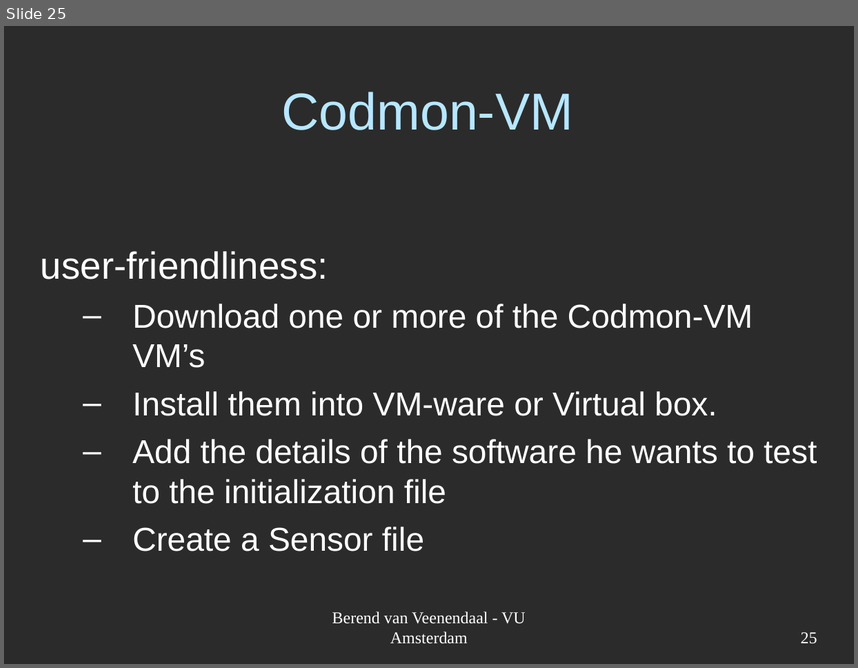
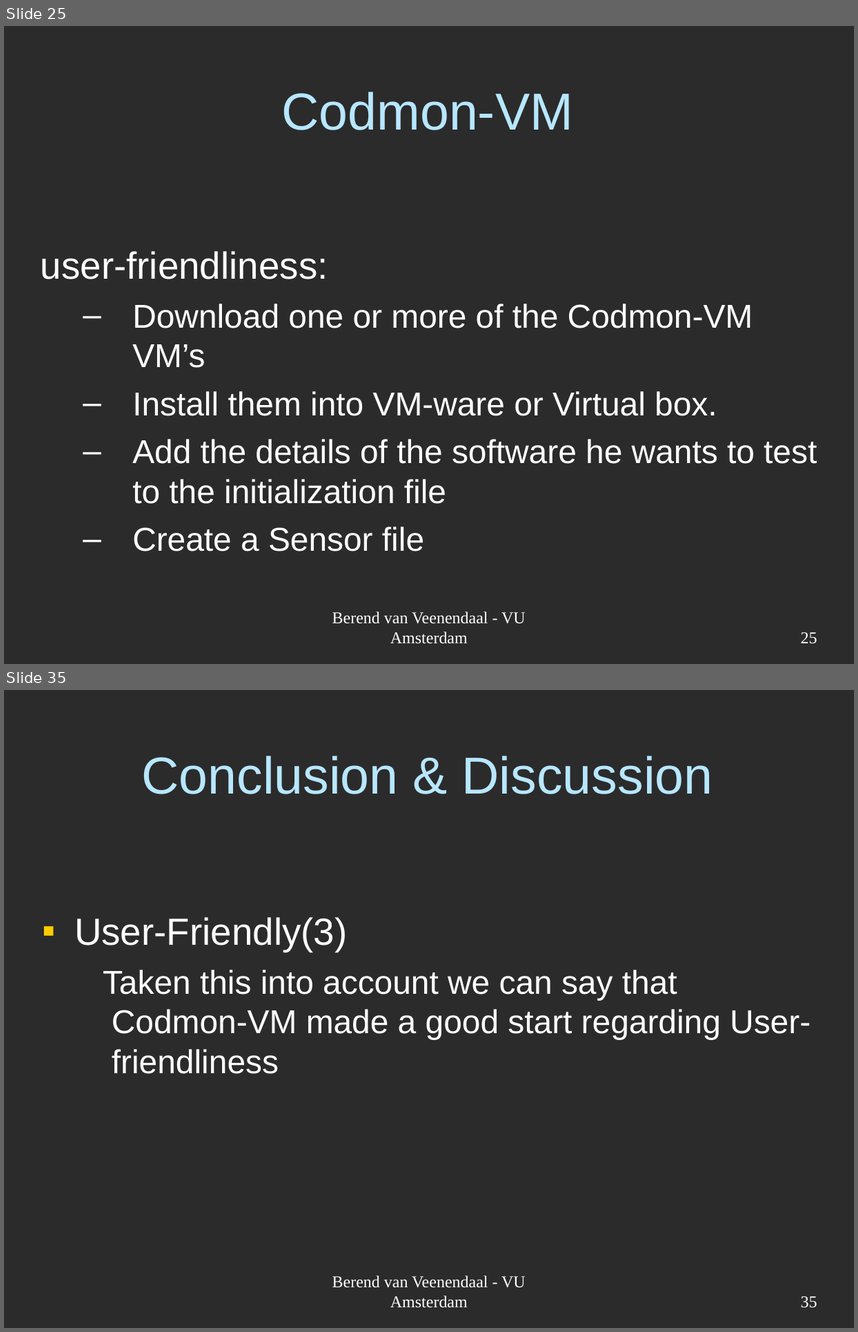
Before and after one commit to JungleComputing/codmon, a slide deck: doc/report/Codmon-VM.ppt. Shown one above the other, each under a label of ours: slide 25 before the commit, slides 25 and 35 after it; the slides between them are not shown. The pictures are 858x668 and 858x1332 pixels, drawn with LibreOffice and Linux fonts; fonts in the diff are those of the drawing; background and template pictures are left out; a plain dark background stands for a picture behind light text. Boxes give left, top, right and bottom in pixels: in the first picture for what was removed or moved away, otherwise in the second. Text is boxed around its words. In the diff, an @@ line names an element or a change of style, - is before the commit and + after.

```diff
--- a/doc/report/Codmon-VM.ppt
+++ b/doc/report/Codmon-VM.ppt
@@ slide 35 added at [4, 690, 854, 1328], background picture (left out) @@
@@ title added at [141, 756, 713, 794], 44 pt, text #B7E7FF @@
+Conclusion & Discussion
@@ text added at [74, 917, 811, 1074], 28 pt, text #FFFFFF @@
+▪ User-Friendly(3)
+  Taken this into account we can say that Codmon-VM made a good start regarding User-friendliness
@@ text added at [332, 1275, 526, 1308], 14 pt, text #FFFFFF @@
+Berend van Veenendaal - VU Amsterdam
@@ page number added at [801, 1296, 818, 1308], 14 pt, text #FFFFFF @@
+35
```
Also in this commit, not shown: 1 slide changed, 10 other slides added.
